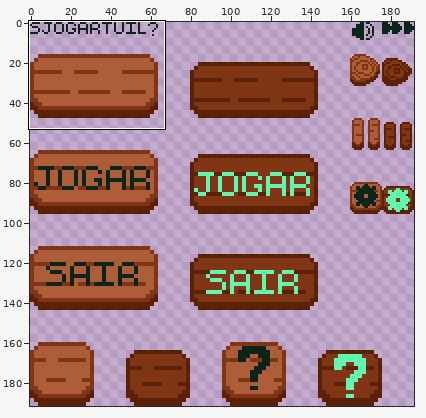
A pixel-art file gets an edit: Aseprite/Buttons.aseprite. Above: a wide view before the commit, with the close-up outlined.
Close-up. The starting point:
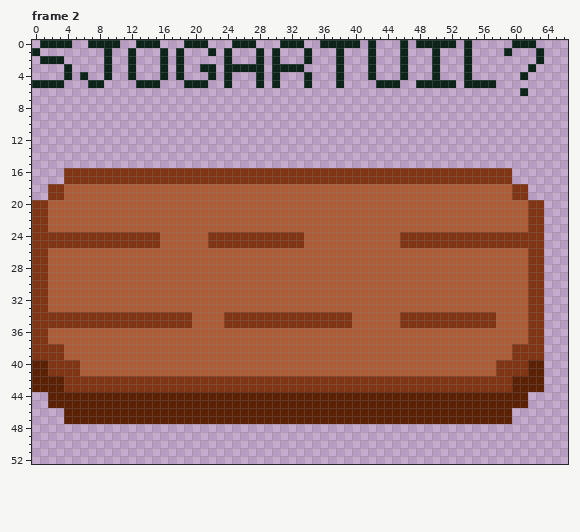
192x192 pixels, 2 frames. Shown: frame 2: x 0..66, y 0..52. The commit also changed other frames or places, which this record leaves out.
After:
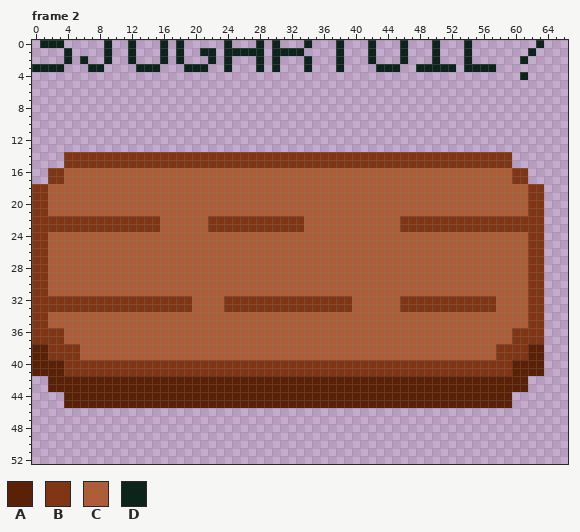
Palette (. is transparent): A #5b2106  B #803614  C #ad5d37  D #0c2419
The exact change:
Changed rows in their new state; - is an unchanged pixel.
Frame 2:
first column x 0:
 0 ----.--..-.-D...D-D...--D...D-D...D-..-..-------..-..-------...D
 1 .---D----------------D---DDD---DDD.------------------------.--D.
 2 -...D-D---------------D--------------------------------------D-.
 3 DDDD.--DD.--.DDD.-.DD-.--...---...D-------.DDD.-DD-DD--DDD----.-
 4 ----.-.--.--.---.-.---.-.---.-.---.---.---.---.---.---.---------
 5 ....---..----...---...--.---.-.---.---.----...--.....-....------
 6 -------------------------------------------------------------.--
first column x 0:
14 ----BBBBBBBBBBBBBBBBBBBBBBBBBBBBBBBBBBBBBBBBBBBBBBBBBBBBBBBB----
15 ----BBBBBBBBBBBBBBBBBBBBBBBBBBBBBBBBBBBBBBBBBBBBBBBBBBBBBBBB----
16 --BBCCCCCCCCCCCCCCCCCCCCCCCCCCCCCCCCCCCCCCCCCCCCCCCCCCCCCCCCBB--
17 --BBCCCCCCCCCCCCCCCCCCCCCCCCCCCCCCCCCCCCCCCCCCCCCCCCCCCCCCCCBB--
18 BBCC--------------------------------------------------------CCBB
19 BBCC--------------------------------------------------------CCBB
22 --BBBBBBBBBBBBBB------BBBBBBBBBBBB------------BBBBBBBBBBBBBBBB--
23 --BBBBBBBBBBBBBB------BBBBBBBBBBBB------------BBBBBBBBBBBBBBBB--
24 --CCCCCCCCCCCCCC------CCCCCCCCCCCC------------CCCCCCCCCCCCCCCC--
25 --CCCCCCCCCCCCCC------CCCCCCCCCCCC------------CCCCCCCCCCCCCCCC--
first column x 0:
32 --BBBBBBBBBBBBBBBBBB----BBBBBBBBBBBBBBBB------BBBBBBBBBBBB------
33 --BBBBBBBBBBBBBBBBBB----BBBBBBBBBBBBBBBB------BBBBBBBBBBBB------
34 --CCCCCCCCCCCCCCCCCC----CCCCCCCCCCCCCCCC------CCCCCCCCCCCC------
35 --CCCCCCCCCCCCCCCCCC----CCCCCCCCCCCCCCCC------CCCCCCCCCCCC------
36 --BB--------------------------------------------------------BB--
37 --BB--------------------------------------------------------BB--
38 AA--BB----------------------------------------------------BB--AA
39 AA--BB----------------------------------------------------BB--AA
40 --AA--BBBBBBBBBBBBBBBBBBBBBBBBBBBBBBBBBBBBBBBBBBBBBBBBBBBB--AA--
41 --AA--BBBBBBBBBBBBBBBBBBBBBBBBBBBBBBBBBBBBBBBBBBBBBBBBBBBB--AA--
42 ..--AAAAAAAAAAAAAAAAAAAAAAAAAAAAAAAAAAAAAAAAAAAAAAAAAAAAAAAA--..
43 ..--AAAAAAAAAAAAAAAAAAAAAAAAAAAAAAAAAAAAAAAAAAAAAAAAAAAAAAAA--..
44 --..--------------------------------------------------------..--
45 --..--------------------------------------------------------..--
46 ----........................................................----
47 ----........................................................----
